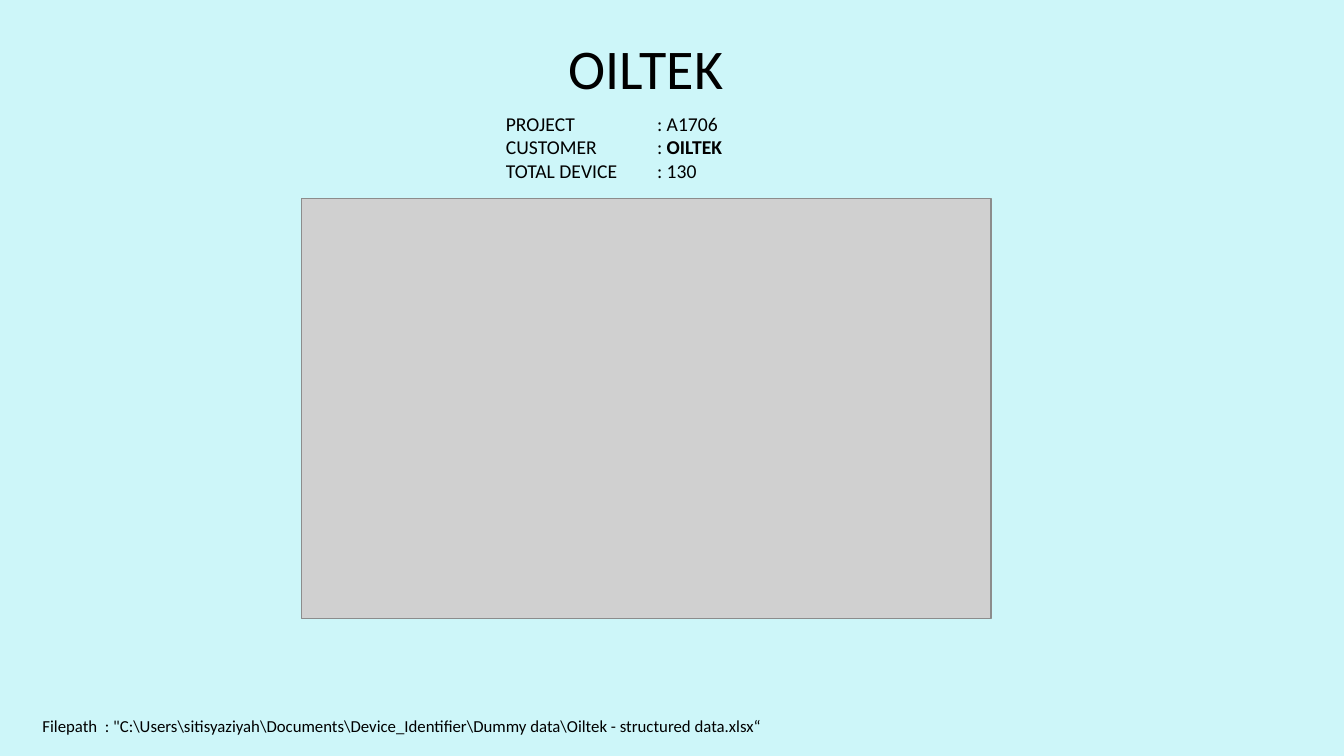
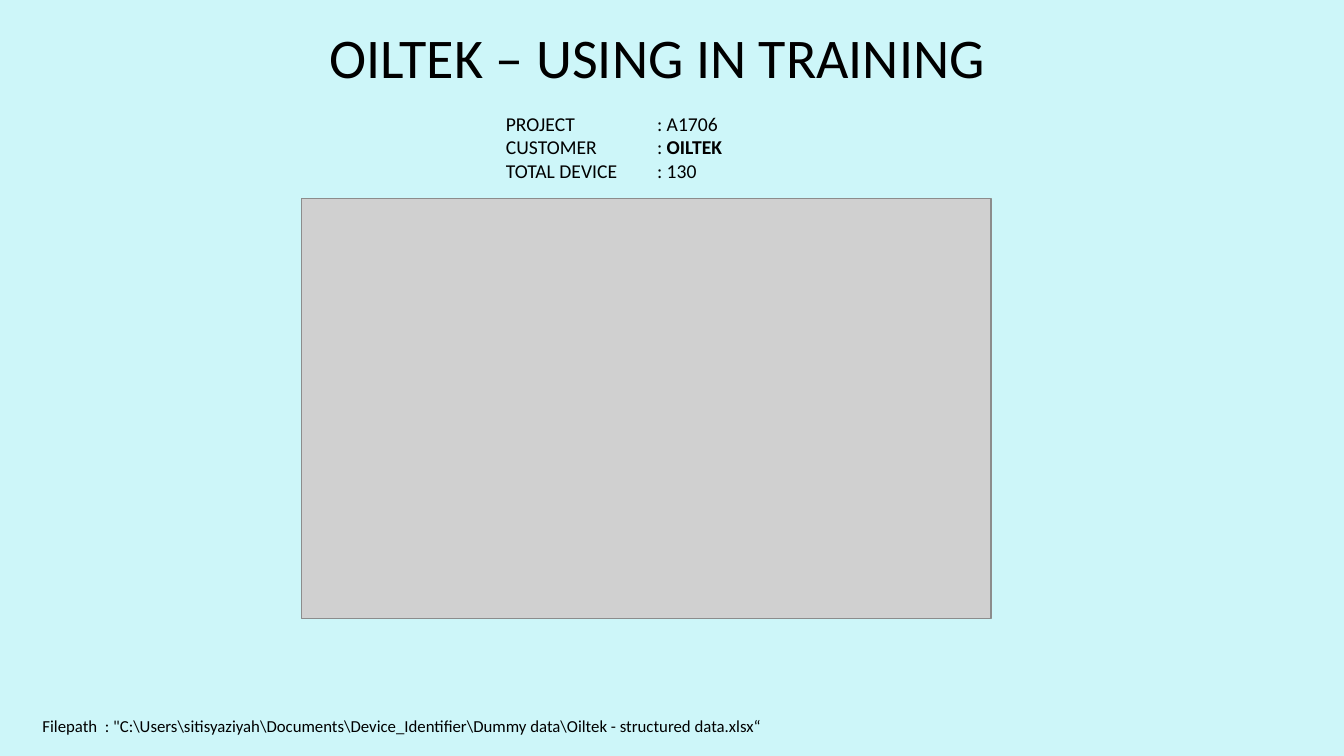
Before and after one commit to Syaziyah30/DeviceCluster, a slide deck: slide 28 of 1.training_model/supplementary/Device Identifier Obs - 20260414.pptx. Drawn at 1344x756 pixels with LibreOffice and Linux fonts; fonts in the diff are those of the drawing; grey boxes stand for pictures. Boxes give left, top, right and bottom in pixels: in the first picture for what was removed or moved away, otherwise in the second. Text is boxed around its words. In the diff, an @@ line names an element or a change of style, - is before the commit and + after.

```diff
--- a/1.training_model/supplementary/Device Identifier Obs - 20260414.pptx
+++ b/1.training_model/supplementary/Device Identifier Obs - 20260414.pptx
@@ text at box(329, 41, 985, 79): text changed @@
-OILTEK
+OILTEK – USING IN TRAINING
```
Also in this commit, not shown: 1 other slide changed, 9 other files.
